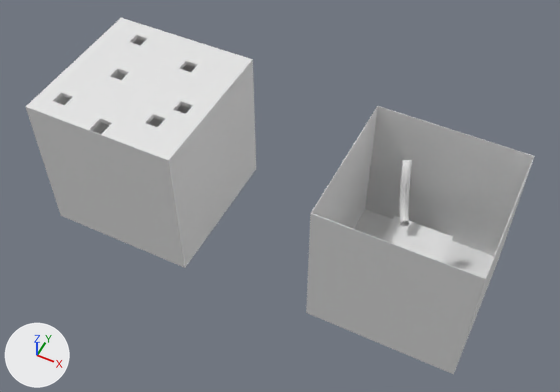
The Blender file media/chamber.blend as it was, and as the next commit left it.
One viewpoint serves both versions: a 50 mm lens placed at (24.3, -124.4, 152.3), pointed at (-37.3, -1.1, -1.8). The axes (+X, +Y, +Z) are drawn at lower left. The lights are the same throughout.

Before the edit, the objects in view are built like this:
```python
me_circle = bpy.data.meshes.new('Circle')
me_circle.from_pydata(...)  # 704 vertices, 672 faces; spans x -1.0..1.0, y 0.0..9.0, z -1.0..15.1
me_circle.polygons.foreach_set('use_smooth', [True] * 672)
me_cube = bpy.data.meshes.new('Cube')
me_cube.from_pydata(...)  # 728 vertices, 719 faces; spans x -20.0..20.0, y -20.0..20.0, z -20.0..20.0
me_cube.materials.append(mat_material)  # white #e7e7e7
me_cube_002 = bpy.data.meshes.new('Cube.002')
me_cube_002.from_pydata([(-20.0, -20.0, -20.0), (-20.0, -20.0, 20.0), (-20.0, 20.0, -20.0), (-20.0, 20.0, 20.0), (20.0, -20.0, -20.0), (20.0, -20.0, 20.0), (20.0, 20.0, -20.0), (20.0, 20.0, 20.0)], [], [(0, 1, 3, 2), (2, 3, 7, 6), (6, 7, 5, 4), (4, 5, 1, 0), (2, 6, 4, 0)])
me_plane = bpy.data.meshes.new('Plane')
me_plane.from_pydata([(-8.0, -8.0, 0.0), (8.0, -8.0, 0.0), (-8.0, 8.0, 0.0), (8.0, 8.0, 0.0)], [], [(0, 1, 3, 2)])
ob_circle = bpy.data.objects.new('Circle', me_circle)
ob_circle.location = (-3.9, 3.2, 0.0)
ob_circle.rotation_euler = (0.0, 0.0, 0.494)  # degrees (0, 0, 28)
_m = ob_circle.modifiers.new('Solidify', 'SOLIDIFY')
_m.solidify_mode = 'NON_MANIFOLD'
_m.thickness = 0.15
_m.offset = 1.0
_m.bevel_convex = 0.155
ob_cube = bpy.data.objects.new('Cube', me_cube)
ob_cube.location = (-77.8, 0.0, 0.0)
_m = ob_cube.modifiers.new('Solidify', 'SOLIDIFY')
_m.solidify_mode = 'NON_MANIFOLD'
_m.thickness = 1.18
_m.offset = 1.0
ob_cube_002 = bpy.data.objects.new('Cube.002', me_cube_002)
ob_cube_002.location = (0.0, 0.0, 0.0)
_m = ob_cube_002.modifiers.new('Solidify', 'SOLIDIFY')
_m.thickness = 0.2
_m.offset = 1.0
ob_floor = bpy.data.objects.new('Floor', me_plane)
ob_floor.location = (0.0, 0.0, -4.0)
```
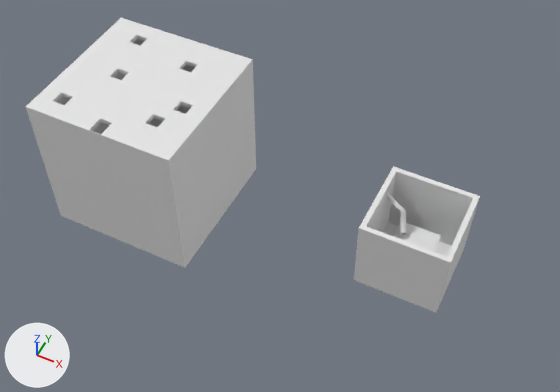
Commit message: Updated chamber

Where the change shows, as pixel boxes (x1, y1, x2, y2) in the pictures (560 x 392 px):
'Cube.002', mesh rescaled, modifiers changed (45% narrower, 45% shorter)
    before: (306, 106, 534, 374)
    after: (354, 166, 480, 312)
'Floor', reshaped, moved
    before: (382, 216, 453, 262)
    after: (394, 223, 441, 251)
'Circle', reshaped, moved
    before: (399, 160, 412, 226)
    after: (387, 192, 407, 236)

The change, as a list of edits to the scene's bpy script:
```text
Change me_plane:
    where me_plane.from_pydata(...)  # 4 vertices, 1 face; spans x -8.0..8.0, y -8.0..8.0, z 0.0
    used by ob_floor; location = (0.0, 0.0, -4.0)
    me_plane part 1
    me_plane.vertices[0].co: (-8.0, -8.0, 0.0) -> (-5.3, -5.3, 0.0)
    me_plane.vertices[1].co: (8.0, -8.0, 0.0) -> (5.3, -5.3, 0.0)
    me_plane.vertices[2].co: (-8.0, 8.0, 0.0) -> (-5.3, 5.3, 0.0)  # pixel (394, 215) -> not seen
    me_plane.vertices[3].co: (8.0, 8.0, 0.0) -> (5.3, 5.3, 0.0)  # pixel (453, 236) -> pixel (441, 235)
Change me_cube_002:
    where me_cube_002.from_pydata(...)  # 8 vertices, 5 faces; spans x -20.0..20.0, y -20.0..20.0, z -20.0..20.0
    used by ob_cube_002; location = (0.0, 0.0, 0.0)
    me_cube_002 part 2: the whole mesh is scaled about its middle by 0.5
Change me_circle:
    used by ob_circle; location = (-3.9, 3.2, 0.0); rotation_euler = (0.0, 0.0, 0.494), in degrees (0, 0, 28)
    remove me_circle.from_pydata(...)  # 704 vertices, 672 faces; spans x -1.0..1.0, y 0.0..9.0, z -1.0..15.1
    add me_circle.from_pydata(...)  # 992 vertices, 960 faces; spans x -5.4..0.8, y 1.4..10.3, z 0.7..9.1
    me_circle part 3: 700 vertices removed from x -1.0..1.0, y 0.0..9.0, z -1.0..15.1; 988 vertices added at x -5.4..0.8, y 1.4..10.3, z 0.7..9.1
Change ob_floor:
    ob_floor.location: (0.0, 0.0, -4.0) -> (0.0, 0.0, -2.0)
Change ob_cube_002:
    where _m = ob_cube_002.modifiers.new('Solidify', 'SOLIDIFY')
    _m.thickness: 0.2 -> 1.93
Change ob_circle:
    ob_circle.location: (-3.9, 3.2, 0.0) -> (-2.6, -1.0, -2.0)
```
